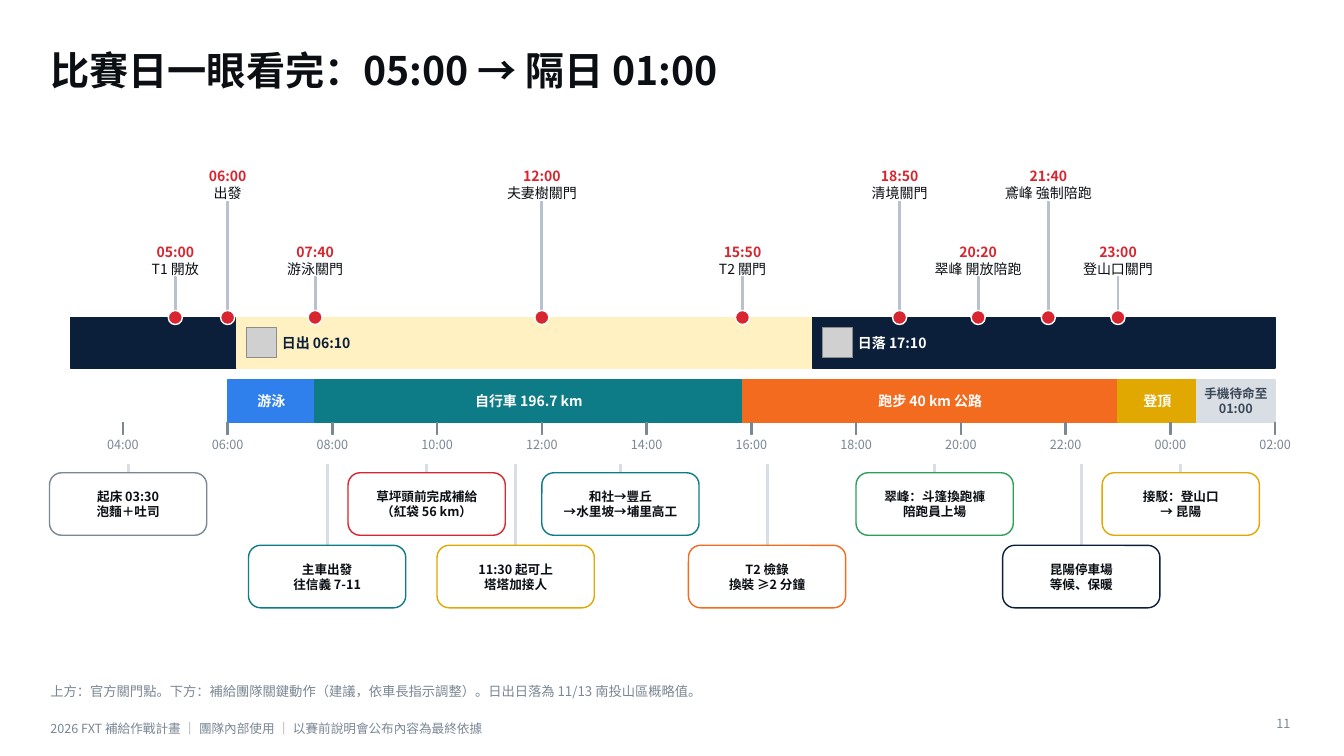
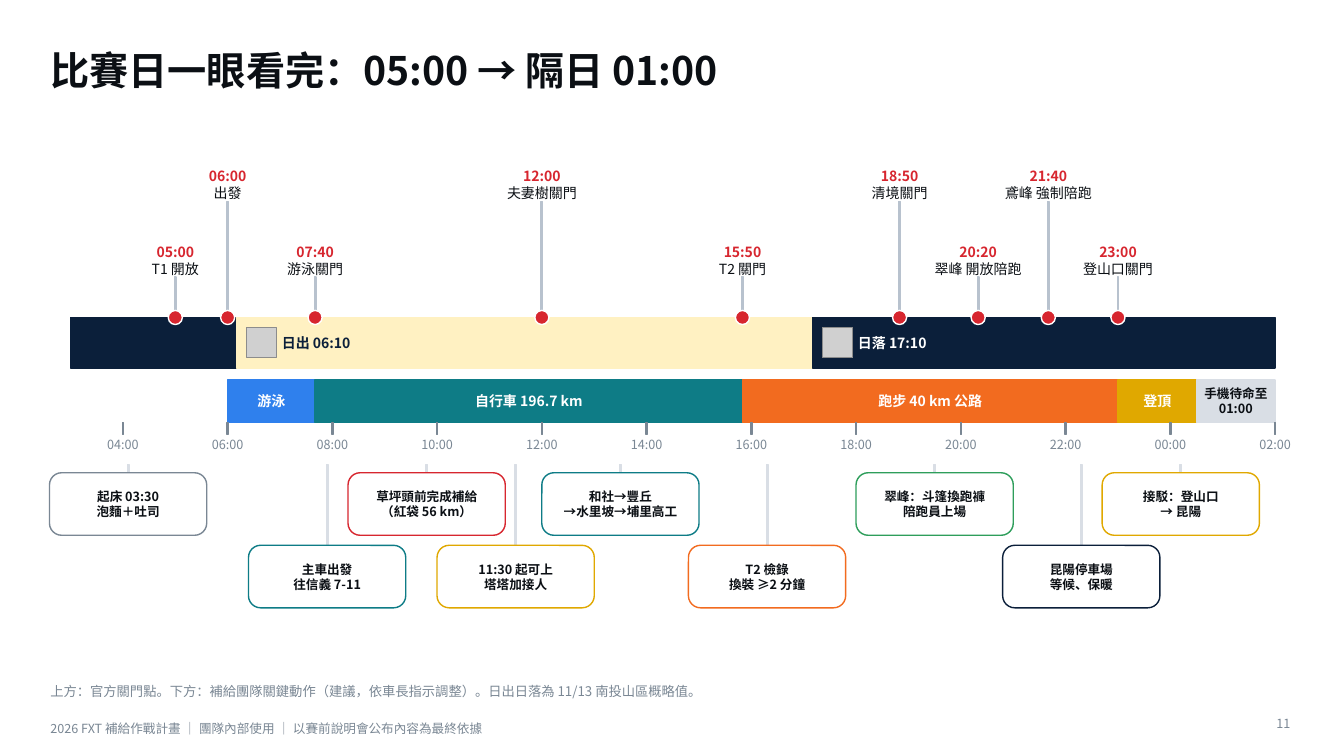
Before and after one commit to powermovebboy-sys/Race-site, a slide deck: slide 11 of deck/2026_FXT_補給作戰計畫.pptx. Drawn at 1344x756 pixels with LibreOffice and Linux fonts; fonts in the diff are those of the drawing; grey boxes stand for pictures. Boxes give left, top, right and bottom in pixels: in the first picture for what was removed or moved away, otherwise in the second. Text is boxed around its words. In the diff, an @@ line names an element or a change of style, - is before the commit and + after.

```diff
--- a/deck/2026_FXT_補給作戰計畫.pptx
+++ b/deck/2026_FXT_補給作戰計畫.pptx
@@ text "手機待命至 01:00" at (x1=1204, y1=387, x2=1267, y2=413): text colour #3C4858 to #0B0F14 @@
```
Also in this commit, not shown: 17 other slides changed, 9 other files.
